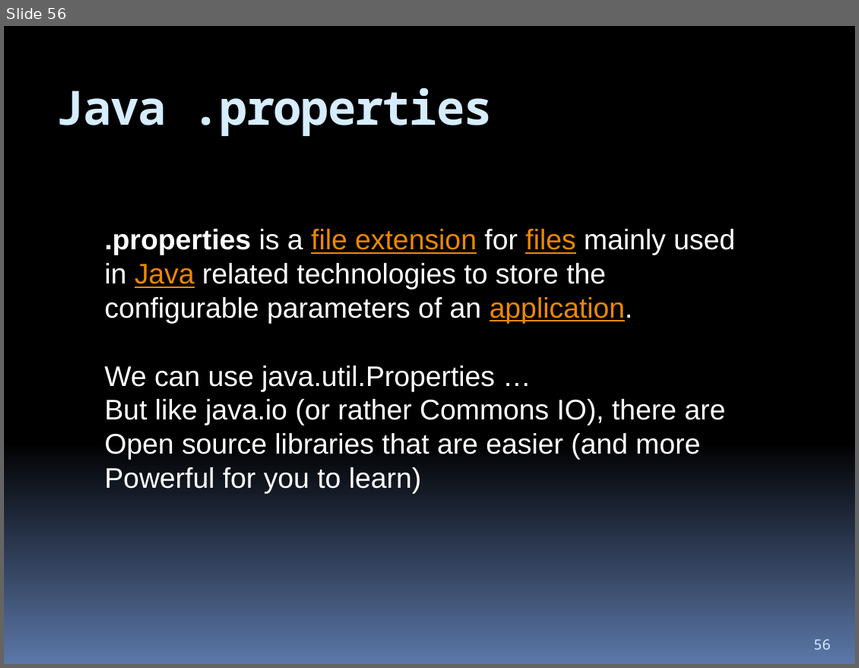
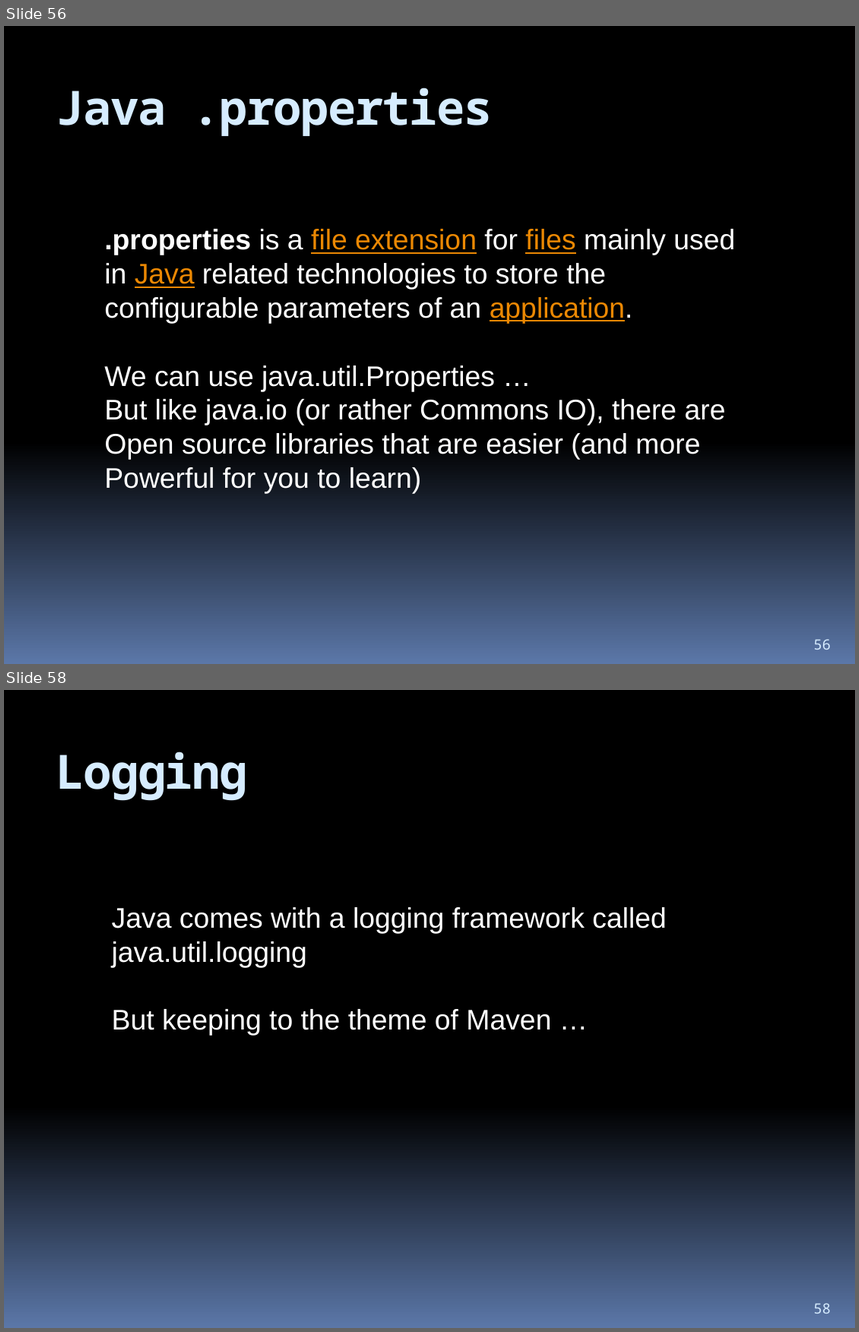
Before and after one commit to hchan/comp2613, a slide deck: coursePresentation.pptx. Shown one above the other, each under a label of ours: slide 56 before the commit, slides 56 and 58 after it; the slides between them are not shown. The pictures are 859x668 and 859x1332 pixels, drawn with LibreOffice and Linux fonts; fonts in the diff are those of the drawing. Boxes give left, top, right and bottom in pixels: in the first picture for what was removed or moved away, otherwise in the second. Text is boxed around its words. In the diff, an @@ line names an element or a change of style, - is before the commit and + after.

```diff
--- a/coursePresentation.pptx
+++ b/coursePresentation.pptx
@@ slide 58 added at <box>4,690,855,1328</box>, background gradient #000000 to #5B77A8 @@
@@ title added at <box>56,752,248,801</box>, 40 pt, text #D6ECFF, bold @@
+Logging
@@ text added at <box>112,907,667,1036</box>, 24 pt, text #FFFFFF @@
+Java comes with a logging framework called
+java.util.logging
+But keeping to the theme of Maven …
@@ page number added at <box>814,1303,831,1314</box>, 12 pt, text #D6ECFF @@
+58
```
Also in this commit, not shown: 1 slide changed, 1 other slide added, 4 other files.
